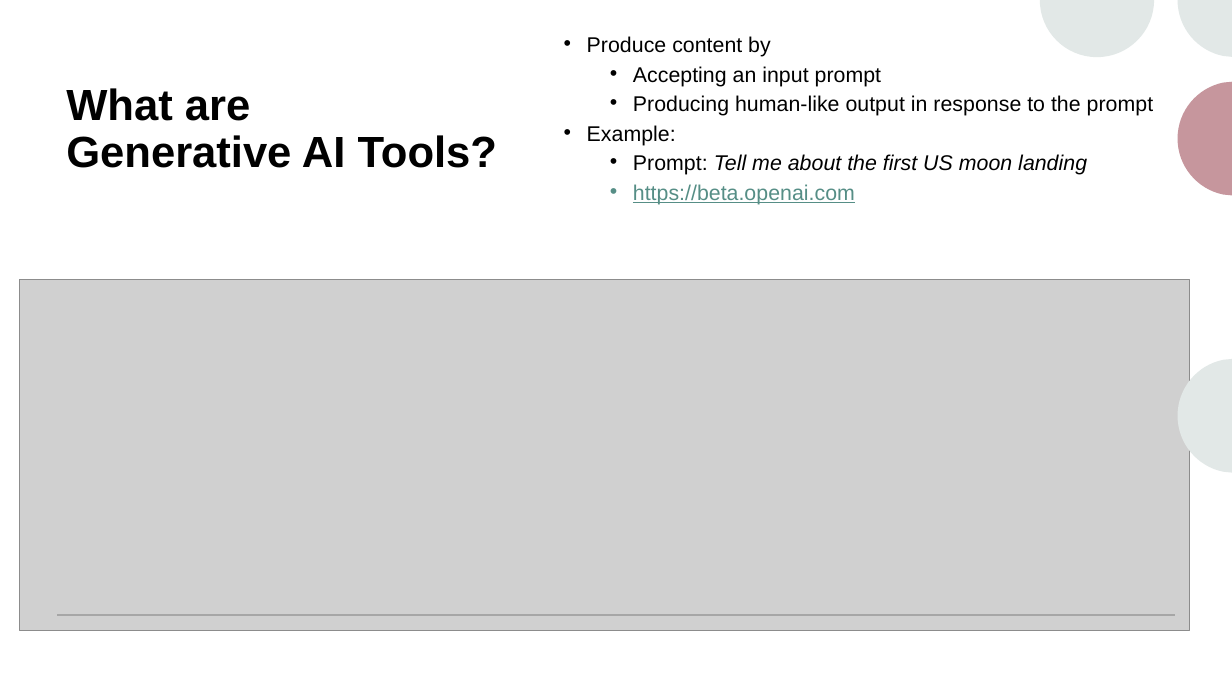
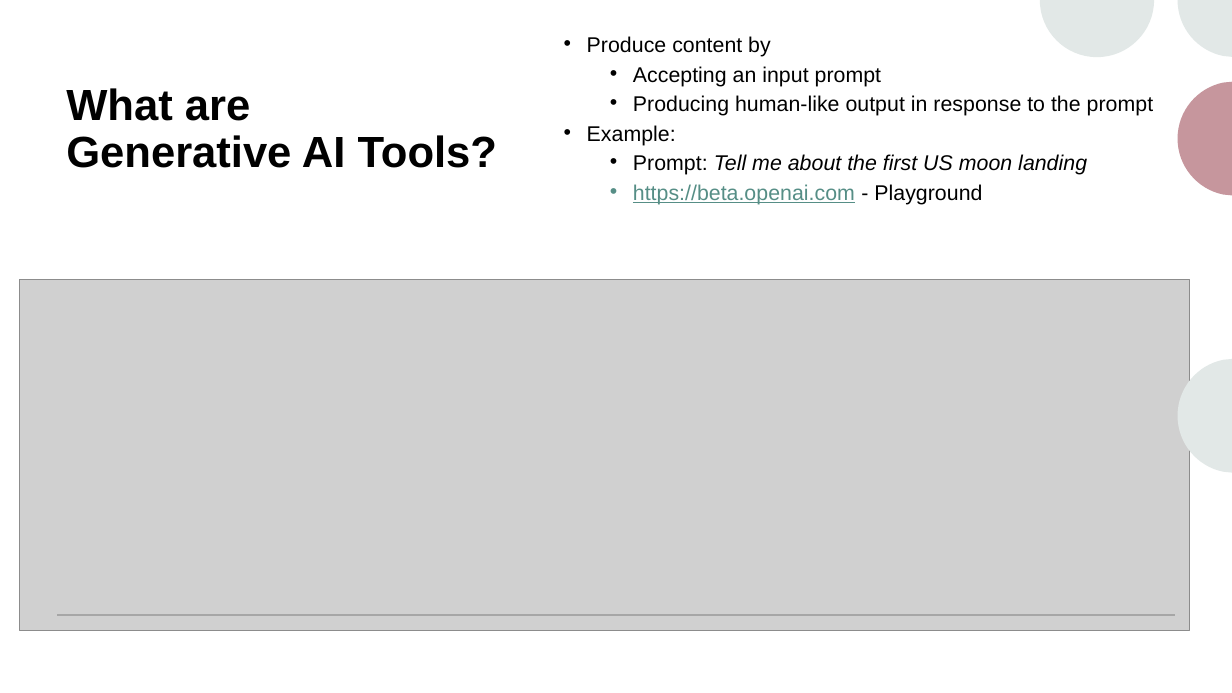
Before and after one commit to maherou/Teaching, a slide deck: slide 2 of files/CS373/GenerativeAITools/GenerativeAITools.pptx. Drawn at 1232x693 pixels with LibreOffice and Linux fonts; fonts in the diff are those of the drawing; grey boxes stand for pictures. Boxes give left, top, right and bottom in pixels: in the first picture for what was removed or moved away, otherwise in the second. Text is boxed around its words. In the diff, an @@ line names an element or a change of style, - is before the commit and + after.

```diff
--- a/files/CS373/GenerativeAITools/GenerativeAITools.pptx
+++ b/files/CS373/GenerativeAITools/GenerativeAITools.pptx
@@ text at [633, 184, 982, 205]: text changed @@
-  • https://beta.openai.com
+  • https://beta.openai.com - Playground
```
Also in this commit, not shown: 7 other slides changed, 2 slides added, 1 slide removed.
